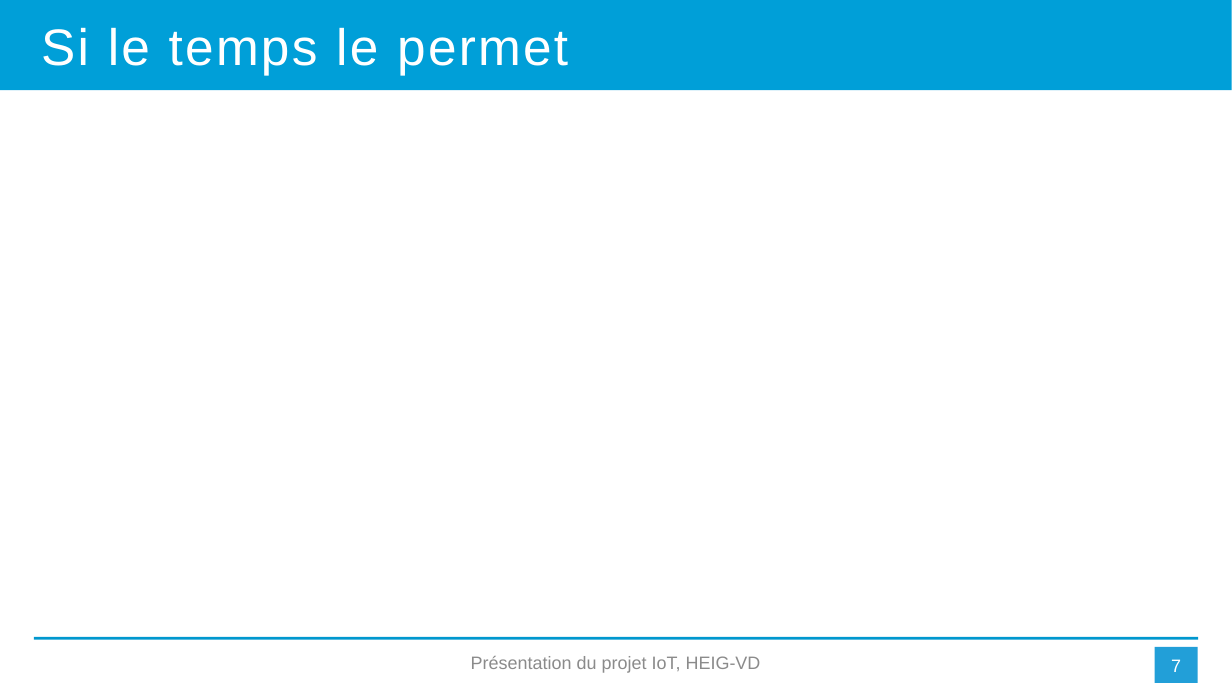
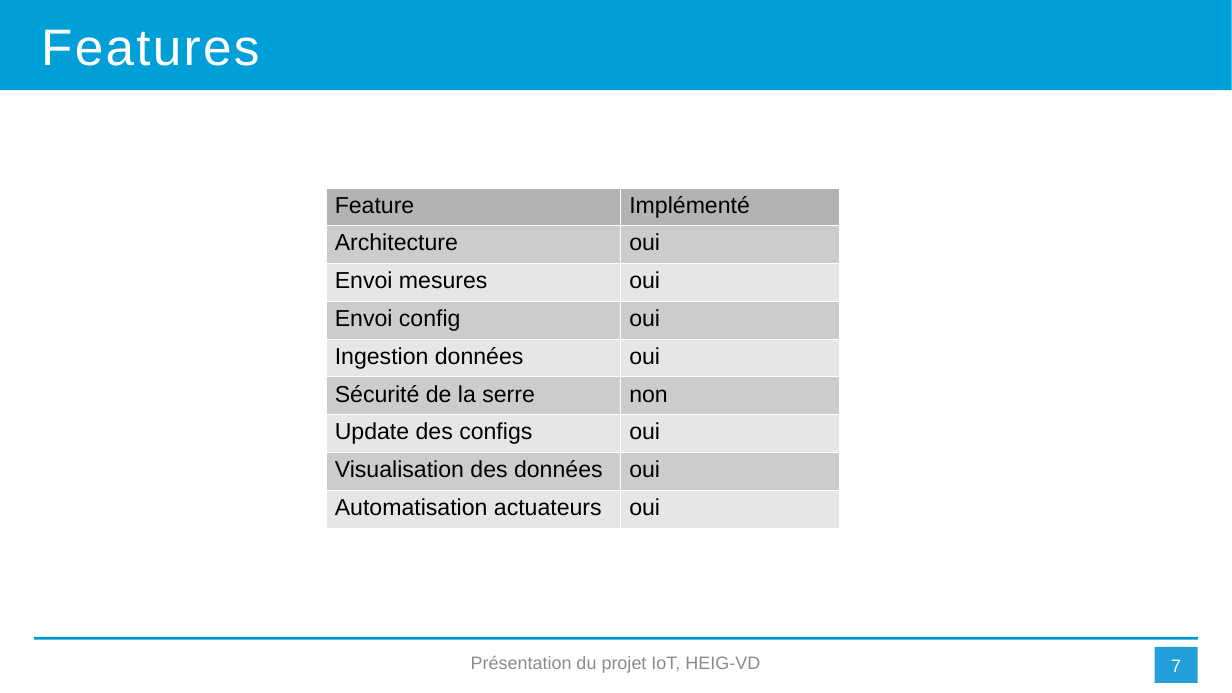
Before and after one commit to MehSalhi/IOT-Project, a slide deck: slide 7 of IOT_projet_final_CokeMbayoSalhi.pptx. Drawn at 1232x693 pixels with LibreOffice and Linux fonts; fonts in the diff are those of the drawing. Boxes give left, top, right and bottom in pixels: in the first picture for what was removed or moved away, otherwise in the second. Text is boxed around its words. In the diff, an @@ line names an element or a change of style, - is before the commit and + after.

```diff
--- a/IOT_projet_final_CokeMbayoSalhi.pptx
+++ b/IOT_projet_final_CokeMbayoSalhi.pptx
@@ text at (x1=41, y1=29, x2=259, y2=66): text changed @@
-Si le temps le permet
+Features
@@ table added at (x1=325, y1=188, x2=838, y2=528), 9 rows, 2 columns @@
+Feature | Implémenté
+Architecture | oui
+Envoi mesures | oui
+Envoi config | oui
+Ingestion données | oui
+Sécurité de la serre | non
+Update des configs | oui
+Visualisation des données | oui
+Automatisation actuateurs | oui
```
Also in this commit, not shown: 4 other slides changed, 3 other files.
